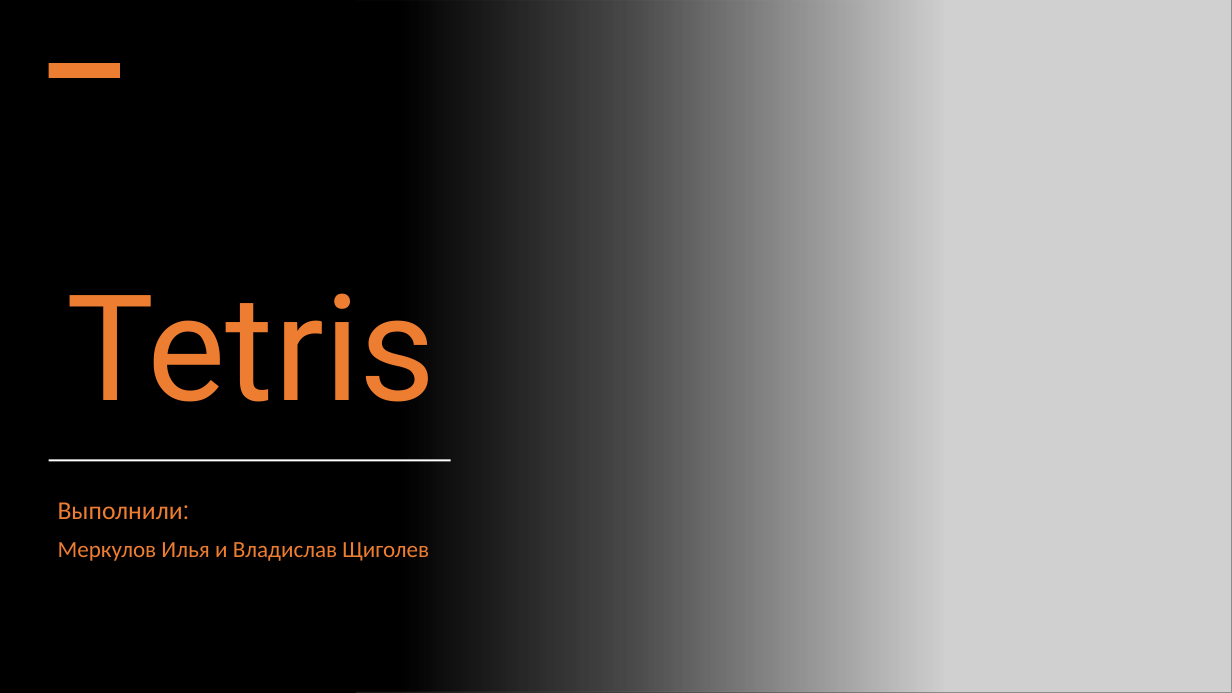
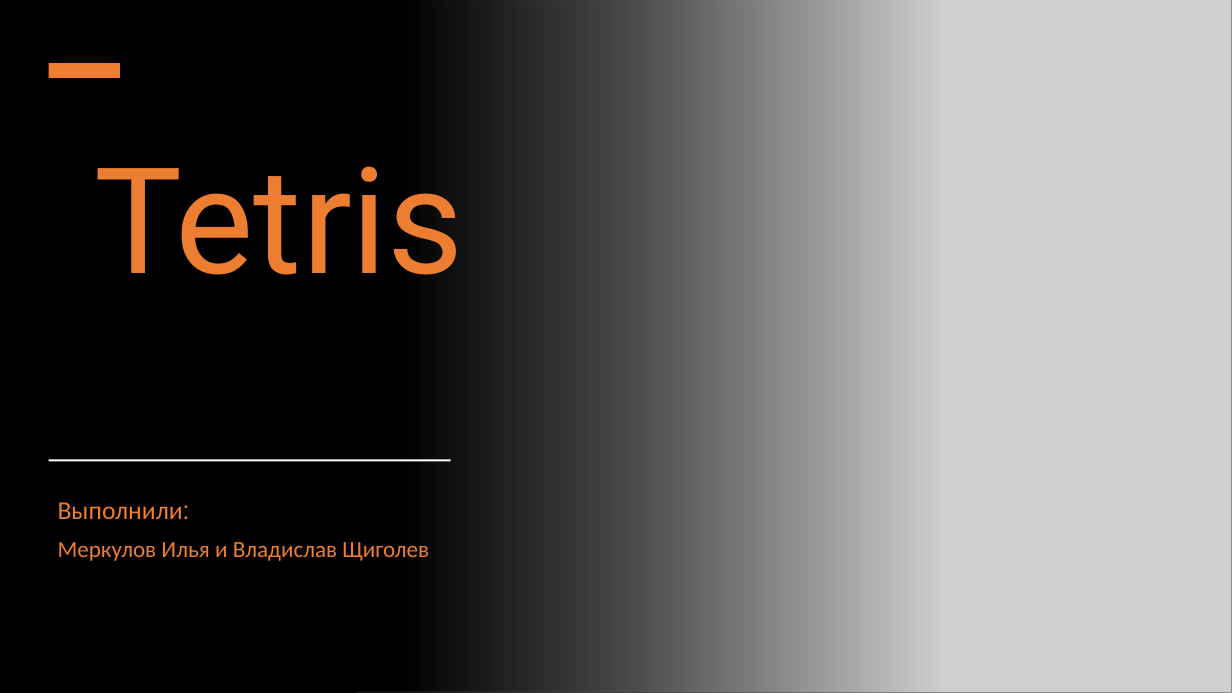
Before and after one commit to ilmerkul/Tetris, a slide deck: slide 1 of Tetris.pptx. Drawn at 1232x693 pixels with LibreOffice and Linux fonts; fonts in the diff are those of the drawing; grey boxes stand for pictures. Boxes give left, top, right and bottom in pixels: in the first picture for what was removed or moved away, otherwise in the second. Text is boxed around its words. In the diff, an @@ line names an element or a change of style, - is before the commit and + after.

```diff
--- a/Tetris.pptx
+++ b/Tetris.pptx
@@ title "Tetris": place and size @@
-title "Tetris" at [67,293,436,402]
+title "Tetris" at [95,166,464,275]
```
Also in this commit, not shown: 1 other slide changed, 9 slides added, 4 slides removed.
